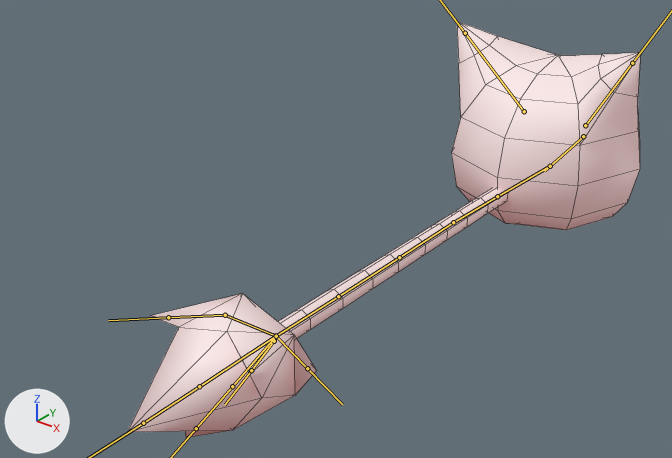
The FBX model Assets/Graphics/firefollower.fbx, before and after one commit.
One viewpoint serves both versions: a camera (50 mm lens) standing at (2.5, -5.34, 2.66) and looking at (-0.53, -1.56, 0.32). Every picture has the same lights, and +X, +Y and +Z are marked at lower left. The bones that bend it are drawn over the model as lines. Mesh edges are drawn as thin lines.
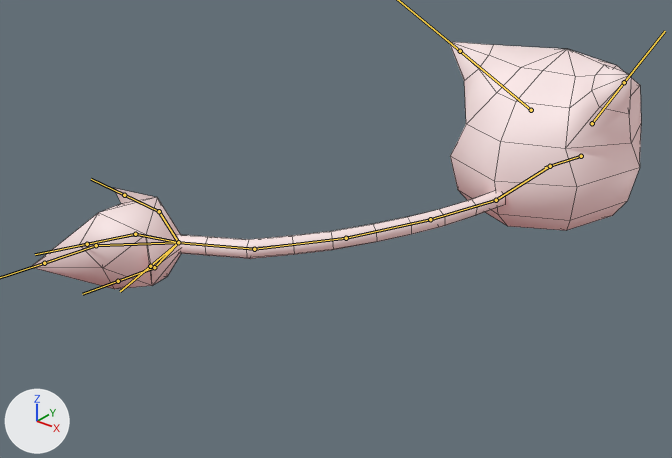
The newer file adds an action. The first version stands in its rest pose; the second is drawn at frame 1 of the action 'Armature|angerAnimation'.

Changed parts and their boxes [x1, y1, x2, y2] in the pictures (672 x 458 px):
```json
{"object": "Sphere", "change": "posed", "before": [127, 21, 641, 437], "after": [31, 41, 641, 289], "on screen": "19% wider, 40% shorter"}
{"bone": "base", "before": "(583, 136) to (544, 171)", "after": "(581, 156) to (545, 167)"}
{"bone": "body", "before": "(550, 166) to (497, 196)", "after": "(550, 166) to (496, 200)"}
{"bone": "tail1", "before": "(497, 196) to (453, 222)", "after": "(496, 200) to (430, 219)"}
{"bone": "tail2", "before": "(453, 222) to (399, 257)", "after": "(430, 219) to (346, 238)"}
{"bone": "tail3", "before": "(399, 257) to (338, 296)", "after": "(346, 238) to (254, 249)"}
{"bone": "tail4", "before": "(338, 296) to (276, 336)", "after": "(254, 249) to (178, 242)"}
{"bone": "Bone.006", "before": "(276, 336) to (274, 341)", "after": "(178, 242) to (135, 234)"}
{"bone": "Bone.012", "before": "(274, 341) to (251, 370)", "after": "(135, 234) to (87, 244)"}
{"bone": "Bone.007", "before": "(276, 336) to (232, 386)", "after": "(178, 242) to (154, 267)"}
{"bone": "fire", "before": "(276, 336) to (199, 386)", "after": "(178, 242) to (96, 245)"}
{"bone": "Bone.011", "before": "(199, 386) to (143, 423)", "after": "(96, 245) to (44, 263)"}
{"bone": "Bone.009", "before": "(276, 336) to (225, 315)", "after": "(178, 242) to (159, 211)"}
{"bone": "Bone.010", "before": "(276, 336) to (307, 368)", "after": "(178, 242) to (150, 266)"}
{"bone": "ear.l", "before": "(524, 111) to (465, 33)", "after": "(531, 110) to (460, 51)"}
{"bone": "ear.r", "before": "(585, 125) to (632, 63)", "after": "(592, 123) to (624, 82)"}
```

Edits to the scene script, one JSON object a line:
```json
{"block": "bone_base", "where": "bone_base = bpy.data.objects['Armature'].pose.bones['base']"}
{"op": "set", "path": "bone_base.location", "old": "(0.0, 0.0, 0.0)", "new": "(-0.03, 0.02, 0.142)"}
{"op": "set", "path": "bone_base.rotation_quaternion", "old": "(1.0, 0.0, 0.0, 0.0)", "new": "(0.989, -0.143, 0.0, -0.031)", "note": "degrees (0, 0, 0) -> degrees (-16, 0, -3)"}
{"block": "bone_body", "where": "bone_body = bpy.data.objects['Armature'].pose.bones['body']  # child of 'base'"}
{"op": "set", "path": "bone_body.rotation_quaternion", "old": "(1.0, 0.0, 0.0, 0.0)", "new": "(0.986, 0.159, 0.009, 0.043)", "note": "degrees (0, 0, 0) -> degrees (18, 0, 5)"}
{"block": "bone_tail1", "where": "bone_tail1 = bpy.data.objects['Armature'].pose.bones['tail1']  # child of 'body'"}
{"op": "set", "path": "bone_tail1.rotation_quaternion", "old": "(1.0, 0.0, 0.0, 0.0)", "new": "(0.987, -0.038, 0.002, 0.155)", "note": "degrees (0, 0, 0) -> degrees (-4, 1, 18)"}
{"block": "bone_tail2", "where": "bone_tail2 = bpy.data.objects['Armature'].pose.bones['tail2']  # child of 'tail1'"}
{"op": "set", "path": "bone_tail2.rotation_quaternion", "old": "(1.0, 0.0, 0.0, 0.0)", "new": "(0.995, -0.024, 0.006, 0.099)", "note": "degrees (0, 0, 0) -> degrees (-3, 1, 11)"}
{"block": "bone_tail3", "where": "bone_tail3 = bpy.data.objects['Armature'].pose.bones['tail3']  # child of 'tail2'"}
{"op": "set", "path": "bone_tail3.rotation_quaternion", "old": "(1.0, 0.0, 0.0, 0.0)", "new": "(0.996, -0.022, 0.004, 0.091)", "note": "degrees (0, 0, 0) -> degrees (-2, 1, 10)"}
{"block": "bone_tail4", "where": "bone_tail4 = bpy.data.objects['Armature'].pose.bones['tail4']  # child of 'tail3'"}
{"op": "set", "path": "bone_tail4.rotation_quaternion", "old": "(1.0, 0.0, 0.0, 0.0)", "new": "(0.979, -0.049, 0.008, 0.199)", "note": "degrees (0, 0, 0) -> degrees (-5, 2, 23)"}
{"block": "bone_bone_006", "where": "bone_bone_006 = bpy.data.objects['Armature'].pose.bones['Bone.006']  # child of 'tail4'"}
{"op": "set", "path": "bone_bone_006.rotation_quaternion", "old": "(1.0, 0.0, 0.0, 0.0)", "new": "(0.996, -0.013, 0.038, -0.074)", "note": "degrees (0, 0, 0) -> degrees (-2, 4, -9)"}
{"block": "bone_bone_012", "where": "bone_bone_012 = bpy.data.objects['Armature'].pose.bones['Bone.012']  # child of 'Bone.006'"}
{"op": "set", "path": "bone_bone_012.rotation_quaternion", "old": "(1.0, 0.0, 0.0, 0.0)", "new": "(0.982, -0.017, 0.022, -0.186)", "note": "degrees (0, 0, 0) -> degrees (-2, 2, -21)"}
{"block": "bone_bone_007", "where": "bone_bone_007 = bpy.data.objects['Armature'].pose.bones['Bone.007']  # child of 'tail4'"}
{"op": "set", "path": "bone_bone_007.rotation_quaternion", "old": "(1.0, 0.0, 0.0, 0.0)", "new": "(0.998, -0.005, -0.048, -0.045)", "note": "degrees (0, 0, 0) -> degrees (0, -6, -5)"}
{"block": "bone_fire", "where": "bone_fire = bpy.data.objects['Armature'].pose.bones['fire']  # child of 'tail4'"}
{"op": "set", "path": "bone_fire.rotation_quaternion", "old": "(1.0, 0.0, 0.0, 0.0)", "new": "(0.996, 0.022, -0.006, -0.092)", "note": "degrees (0, 0, 0) -> degrees (3, 0, -11)"}
{"block": "bone_bone_011", "where": "bone_bone_011 = bpy.data.objects['Armature'].pose.bones['Bone.011']  # child of 'fire'"}
{"op": "set", "path": "bone_bone_011.rotation_quaternion", "old": "(1.0, 0.0, 0.0, 0.0)", "new": "(0.939, 0.082, -0.012, -0.333)", "note": "degrees (0, 0, 0) -> degrees (9, 2, -39)"}
{"block": "bone_bone_009", "where": "bone_bone_009 = bpy.data.objects['Armature'].pose.bones['Bone.009']  # child of 'tail4'"}
{"op": "set", "path": "bone_bone_009.rotation_quaternion", "old": "(1.0, 0.0, 0.0, 0.0)", "new": "(0.998, 0.018, 0.028, -0.055)", "note": "degrees (0, 0, 0) -> degrees (2, 3, -6)"}
{"block": "bone_bone_010", "where": "bone_bone_010 = bpy.data.objects['Armature'].pose.bones['Bone.010']  # child of 'tail4'"}
{"op": "set", "path": "bone_bone_010.rotation_quaternion", "old": "(1.0, 0.0, 0.0, 0.0)", "new": "(0.998, 0.019, -0.004, -0.066)", "note": "degrees (0, 0, 0) -> degrees (2, 0, -8)"}
{"block": "bone_ear_l", "where": "bone_ear_l = bpy.data.objects['Armature'].pose.bones['ear.l']  # child of 'base'"}
{"op": "set", "path": "bone_ear_l.rotation_quaternion", "old": "(1.0, 0.0, 0.0, 0.0)", "new": "(0.968, 0.241, 0.037, 0.053)", "note": "degrees (0, 0, 0) -> degrees (28, 3, 7)"}
{"block": "bone_ear_r", "where": "bone_ear_r = bpy.data.objects['Armature'].pose.bones['ear.r']  # child of 'base'"}
{"op": "set", "path": "bone_ear_r.rotation_quaternion", "old": "(1.0, 0.0, 0.0, 0.0)", "new": "(0.965, 0.253, -0.054, -0.043)", "note": "degrees (0, 0, 0) -> degrees (30, -5, -6)"}
```
